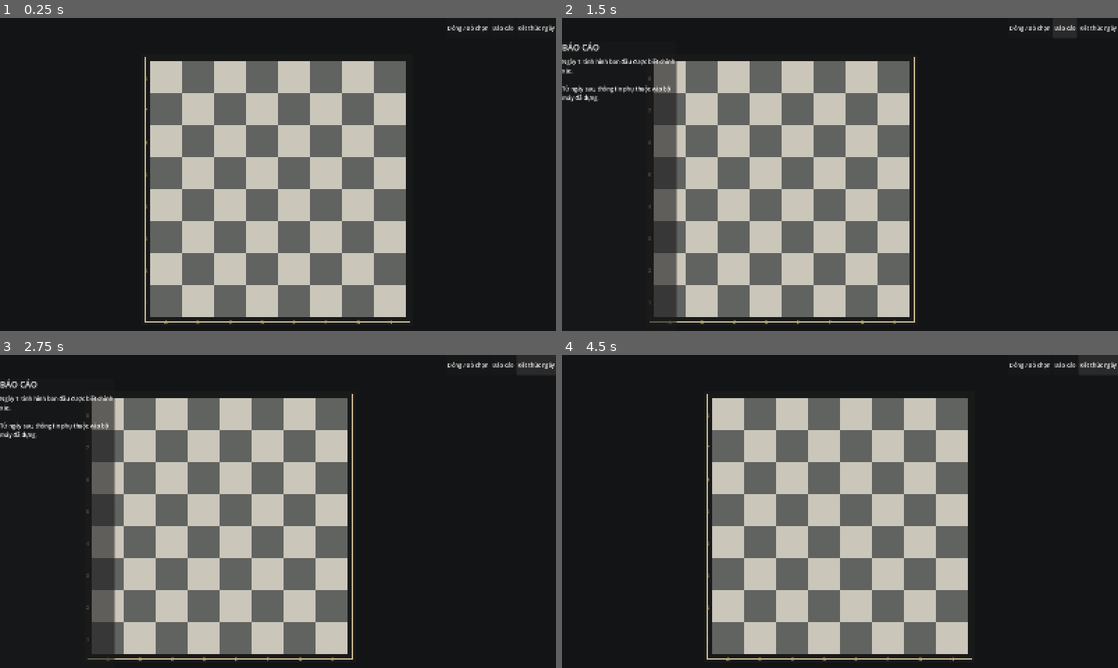
Above: before the commit, frames 1-4 (two rows, left to right).
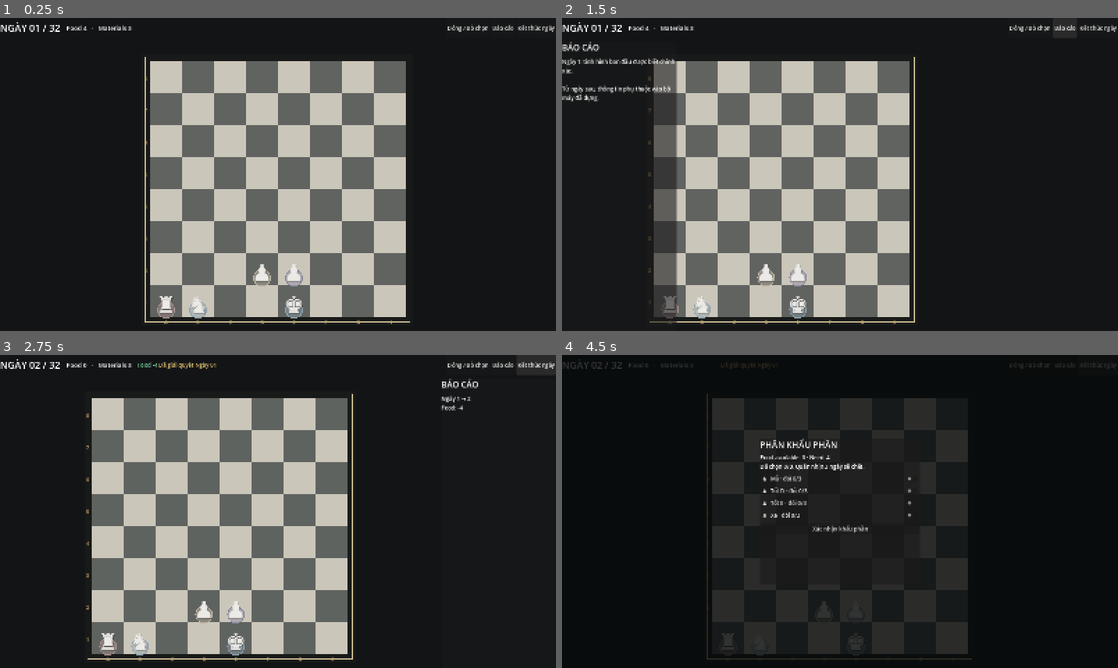
Above: after the commit, the same moments.

Repository: LonelyChromosome/demoX
Game: Godot game, scene res://src/app/main.tscn
Two runs of this game, one before a commit and one after it. Both use one fixed random seed, a clock stepped at 60 frames per second and the inputs below.
Inputs:
- Up to frame 1 (0.25 s): no input
- Up to frame 2 (1.5 s): click "Đóng / Bỏ chọn" at 0.5 s; click "Báo cáo" at 1.25 s
- Up to frame 3 (2.75 s): click "Kết thúc ngày" at 2 s
- Up to frame 4 (4.5 s): click "Đóng / Bỏ chọn" at 2.75 s; click "Báo cáo" at 3.5 s; click "Kết thúc ngày" at 4.25 s

The runs differ from the first frame. In frame 1, 1.0% of the frame differs, in the area x 0-55%, y 1-96%; in frame 2, 0.9%; in frame 3, 5.3%; in frame 4, 39%, in the area x 0-100%, y 0-98%.
Error before the commit: Parse Error: Too few arguments for "get_planned_building()" call. Expected at least 1 but received 0. (res://src/core/turn_manager.gd:52)

Commit message:
fix: reconcile planned move cancellation with multi-buildings

Diff:
--- a/src/core/turn_manager.gd
+++ b/src/core/turn_manager.gd
@@ -49,7 +49,7 @@
 		var target_building_id: String = target_slot.building_id
 		var target_role: int = target_slot.role
 		if target_role == GameEnums.JobRole.BUILDER:
-			var planned_building := get_planned_building()
+			var planned_building := get_planned_building(target_building_id)
 			if planned_building != null and planned_building.id == target_building_id:
 				order_queue.remove_planned_builder(unit_id)
 			else:
